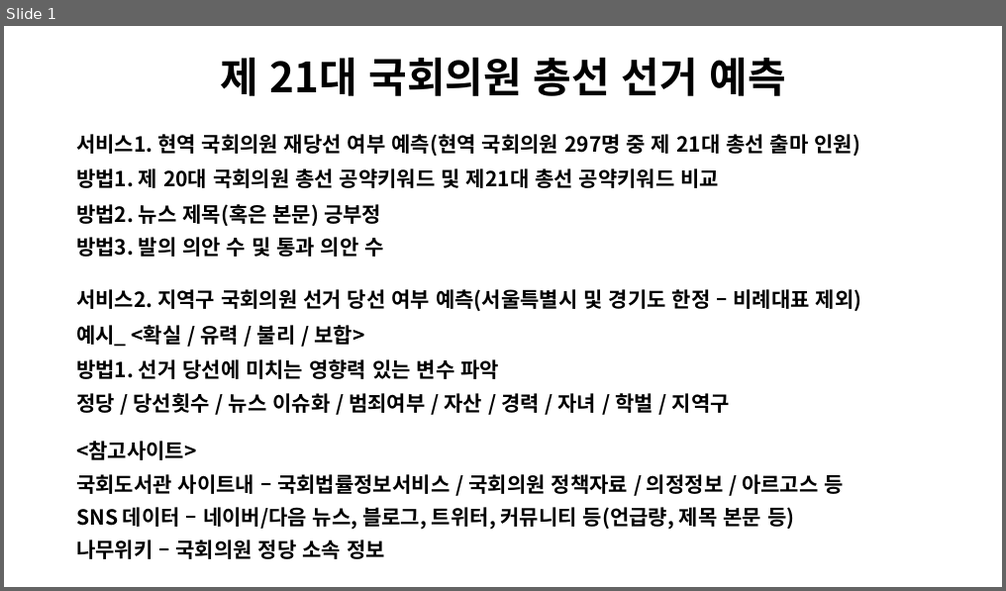
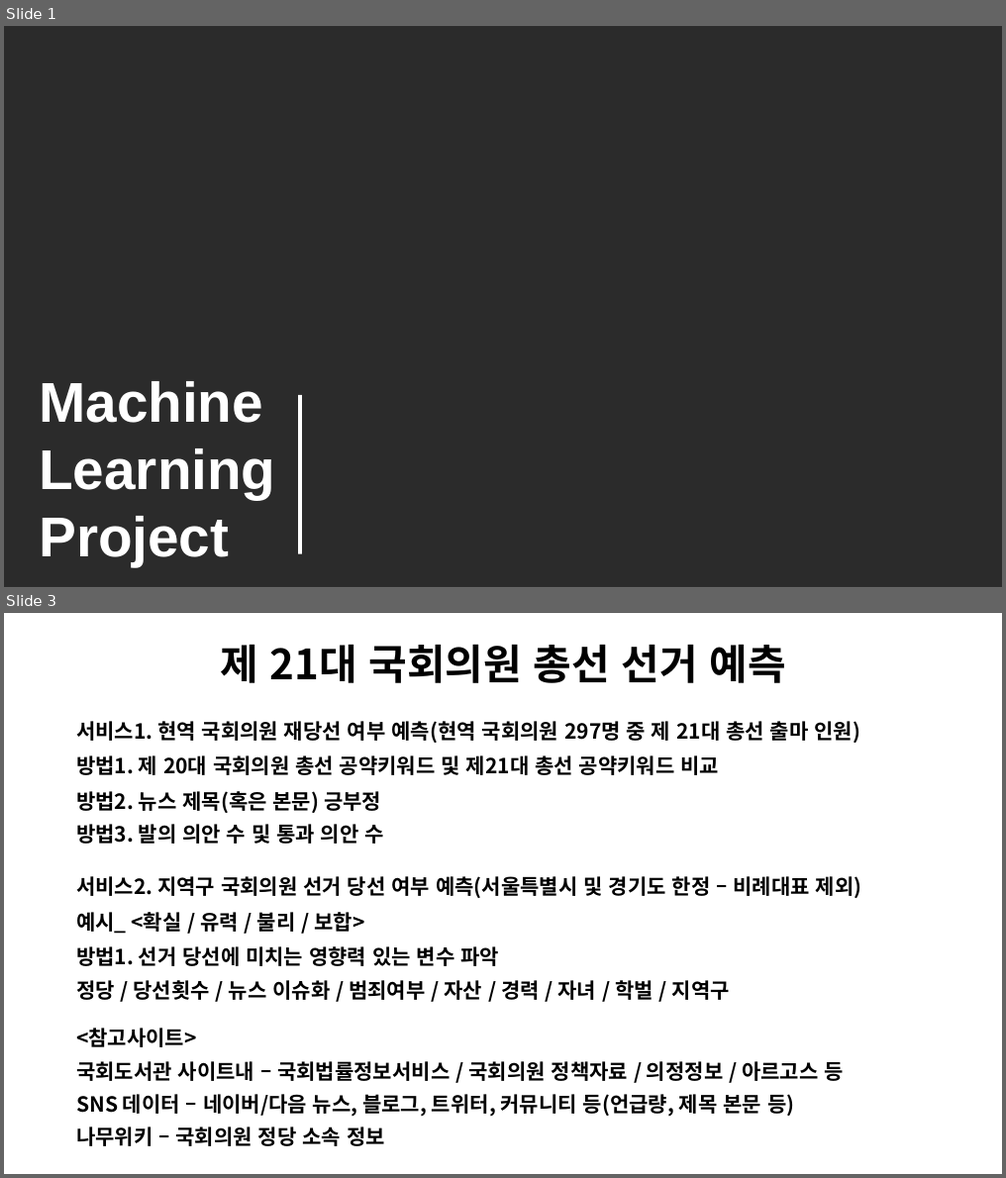
Before and after one commit to drhee0919/Rhee, a slide deck: 주제 발표.pptx. Shown one above the other, each under a label of ours: slide 1 before the commit, slides 1 and 3 after it; the slides between them are not shown. The pictures are 1006x591 and 1006x1178 pixels, drawn with LibreOffice and Linux fonts; fonts in the diff are those of the drawing; background and template pictures are left out; a plain dark background stands for a picture behind light text. Boxes give left, top, right and bottom in pixels: in the first picture for what was removed or moved away, otherwise in the second. Text is boxed around its words. In the diff, an @@ line names an element or a change of style, - is before the commit and + after.

```diff
--- a/주제 발표.pptx
+++ b/주제 발표.pptx
@@ slide 1 added at [4,26,1002,587], background picture (left out) @@
@@ text added at [39,381,275,567], 54 pt, text #FFFFFF, bold @@
+Machine Learning
+Project
@@ rectangle added at [298,395,302,555], fill #FFFFFF @@
@@ what was slide 1 is now slide 3 @@
```
Also in this commit, not shown: 1 other slide added, 1 other file.
